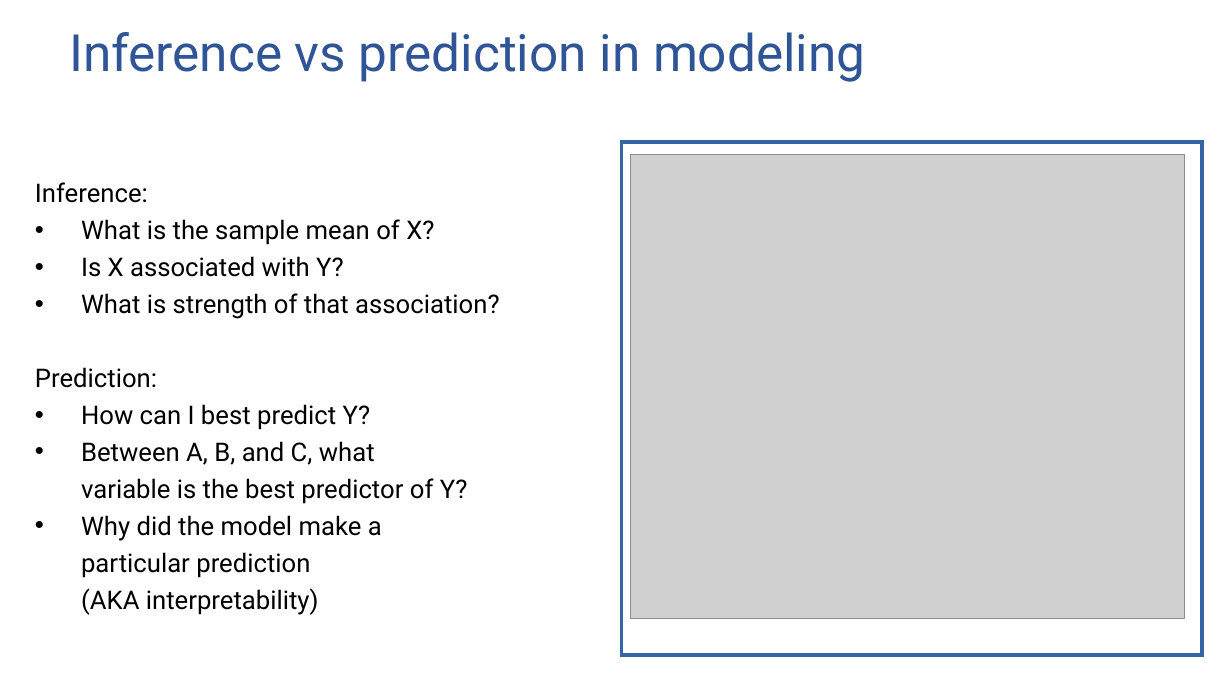
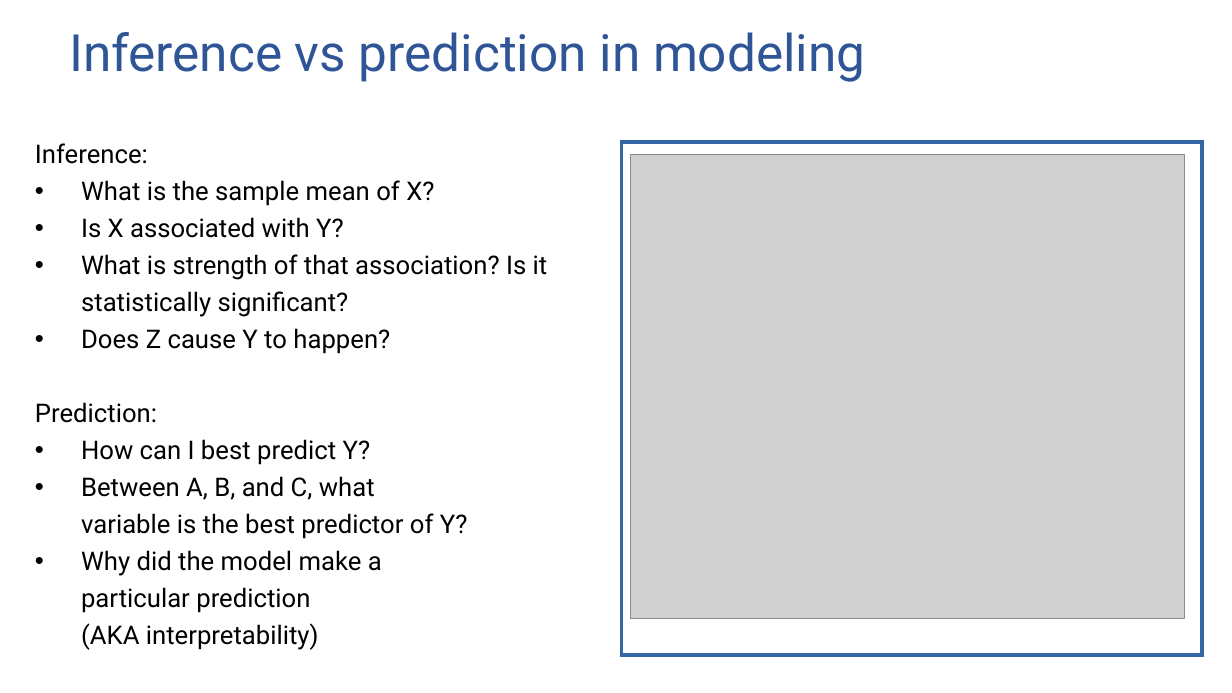
Before and after one commit to ronikobrosly/scipy_2022_causal_inference_tutorial, a slide deck: slide 18 of slides/tutorial_slides.pptx (slide 20 before the commit). Drawn at 1232x693 pixels with LibreOffice and Linux fonts; fonts in the diff are those of the drawing; grey boxes stand for pictures. Boxes give left, top, right and bottom in pixels: in the first picture for what was removed or moved away, otherwise in the second. Text is boxed around its words. In the diff, an @@ line names an element or a change of style, - is before the commit and + after.

```diff
--- a/slides/tutorial_slides.pptx
+++ b/slides/tutorial_slides.pptx
@@ text "Inference:": place and size @@
-text "Inference:" at (35, 182, 499, 615)
+text "Inference:" at (35, 143, 548, 650)
@@ text at (81, 254, 548, 354): text changed @@
-• What is strength of that association?
+• What is strength of that association? Is it statistically significant?
+• Does Z cause Y to happen?
```
Also in this commit, not shown: 15 other slides changed, 6 slides added, 24 slides removed, 1 other file.
